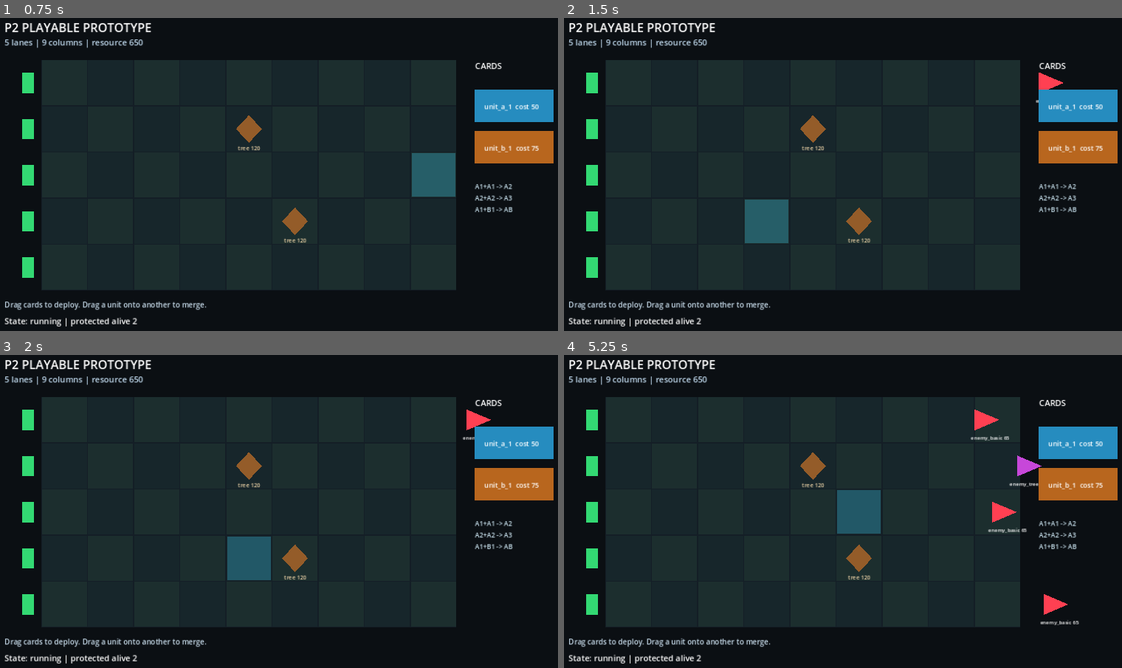
Above: before the commit, frames 1-4 (two rows, left to right).
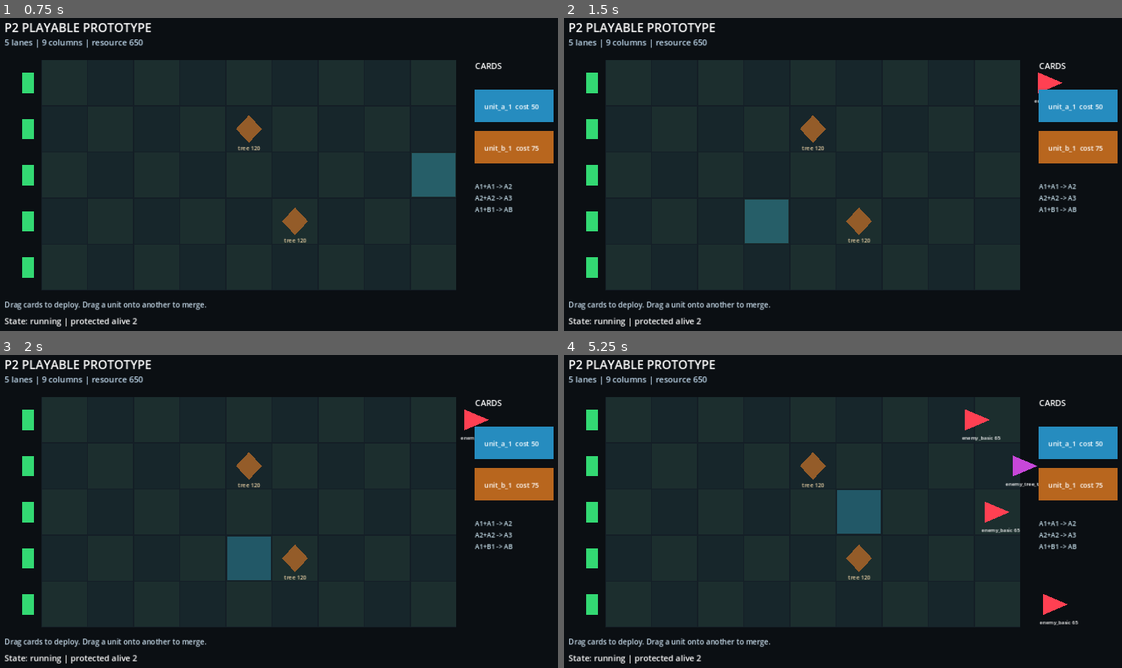
Above: after the commit, the same moments.

Repository: Sakeroux168/pvz-boonie-bears
Game: Godot game, scene res://src/app/main.tscn
The game is run twice, just before and just after one commit, with the same random seed, the same clock (stepped at 60 frames per second) and the same inputs.
Inputs (mouse positions are in pixels of both pictures, inside the frame that each line leads up to):
- Up to frame 1 (0.75 s): tap Enter at 0.5 s; move the mouse to (412, 161) at 0.52 s; click (412, 161) at 0.67 s
- Up to frame 2 (1.5 s): drag from (725, 193) to (815, 243) at 1.27 s
- Up to frame 3 (2 s): no input
- Up to frame 4 (5.25 s): move the mouse to (904, 442) at 2.02 s; click (904, 442) at 2.17 s; drag from (815, 580) to (670, 464) at 2.77 s; move the mouse to (1021, 564) at 3.52 s; click (1021, 564) at 3.67 s; drag from (670, 464) to (759, 430) at 4.27 s; move the mouse to (876, 514) at 5.02 s; click (876, 514) at 5.17 s

Frame 1 is identical in both runs. In frame 2, less than 0.1% of the frame differs, in the area x 84-90%, y 17-28%; in frame 3, less than 0.1%; in frame 4, 0.7%, in the area x 71-93%, y 17-87%.

Commit message:
fix(p2): keep substep advance budget in distance units
GPT review round 3 regression: _substep_advance() compared a distance
budget against a seconds cap inside minf(), so low-speed enemies were
scaled down by an extra move_speed factor and real speed depended on
both move_speed and frame rate.

Budget is now purely distance-based: step_distance = min(remaining,
MAX_SUBSTEP_TRAVEL), converted to seconds as step_distance / move_speed
before advance().

New regression test verifies one tick moves exactly move_speed * delta
(no blocker) across speeds 0.34/0.42/2.0/60.0 and deltas 1/30, 1/60,
1/120 and 0.5. Tunneling tests from the previous round are kept.

Diff:
--- a/src/battle/battle_session.gd
+++ b/src/battle/battle_session.gd
@@ -175,15 +175,14 @@
 
 # Moves an enemy in bounded substeps, re-checking contact after each substep
 # so a high move_speed (or a long frame) cannot tunnel past a unit or tree.
+# Budget is kept in DISTANCE cells: step_distance <= MAX_SUBSTEP_TRAVEL,
+# converted to seconds for advance() as step_distance / move_speed.
 func _substep_advance(enemy: EnemyState, delta: float) -> void:
-	var remaining := enemy.move_speed * delta
-	while remaining > 0.001 and not enemy.crossed_finish:
-		# advance() takes seconds; cap the DISTANCE per substep.
-		var step := remaining
-		if enemy.move_speed > 0.0:
-			step = minf(step, MAX_SUBSTEP_TRAVEL / enemy.move_speed)
-		remaining = maxf(0.0, remaining - step * enemy.move_speed)
-		enemy.advance(step)
+	var remaining_distance := enemy.move_speed * delta
+	while remaining_distance > 0.0001 and not enemy.crossed_finish:
+		var step_distance := minf(remaining_distance, MAX_SUBSTEP_TRAVEL)
+		remaining_distance -= step_distance
+		enemy.advance(step_distance / enemy.move_speed)
 		if enemy.defeated:
 			return
 		if _enemy_has_contact(enemy):
--- a/src/tests/test_p2_core.gd
+++ b/src/tests/test_p2_core.gd
@@ -227,3 +227,22 @@
 	battle.tick(0.1)
 	assert_eq(close.health, 72, "close target takes 10 + 18 guard damage (100-28)")
 	assert_eq(far.health, 100, "ranged part only reaches nearest; far target untouched this volley")
+
+func test_substep_advance_distance_is_exact_across_speeds_and_deltas() -> void:
+	# Regression (GPT review round 3): the substep budget once mixed time and
+	# distance units, making real speed depend on move_speed and frame rate.
+	# With no blocker on the board, one tick must move exactly
+	# move_speed * delta cells, for slow, mid and fast enemies and for
+	# common frame deltas.
+	var battle := BattleSession.new(repository, _empty_level(500))
+	var cases := [[0.34, 1.0/30.0], [0.42, 1.0/60.0], [2.0, 1.0/60.0], [60.0, 1.0/60.0], [2.0, 1.0/120.0], [0.42, 0.5]]
+	for case in cases:
+		var speed: float = case[0]
+		var delta: float = case[1]
+		var enemy := EnemyState.from_definition({"id":"e","move_speed":speed,"max_health":10,"attack_damage":0}, 0, 9.0)
+		battle.enemies.append(enemy)
+		battle._substep_advance(enemy, delta)
+		var expected: float = 9.0 - speed * delta
+		assert_almost_eq(enemy.progress_column, expected, 0.0001, "speed=%s delta=%s must advance exactly speed*delta" % [speed, delta])
+		assert_false(enemy.crossed_finish)
+		battle.enemies.clear()
